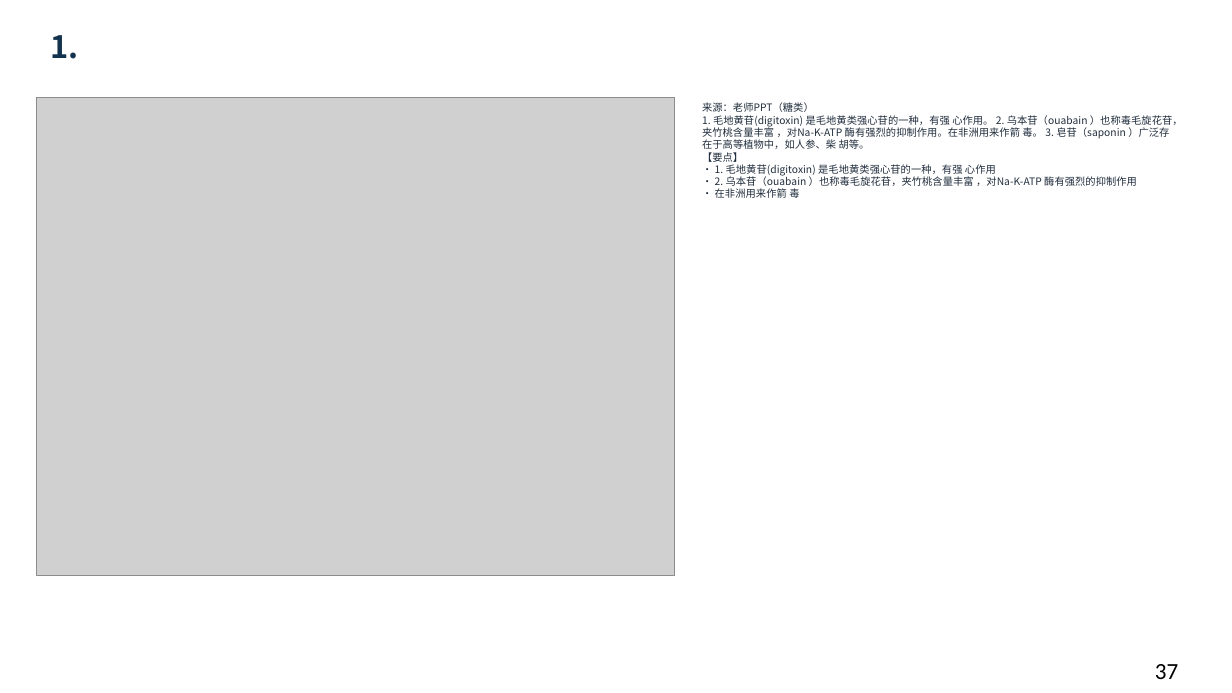
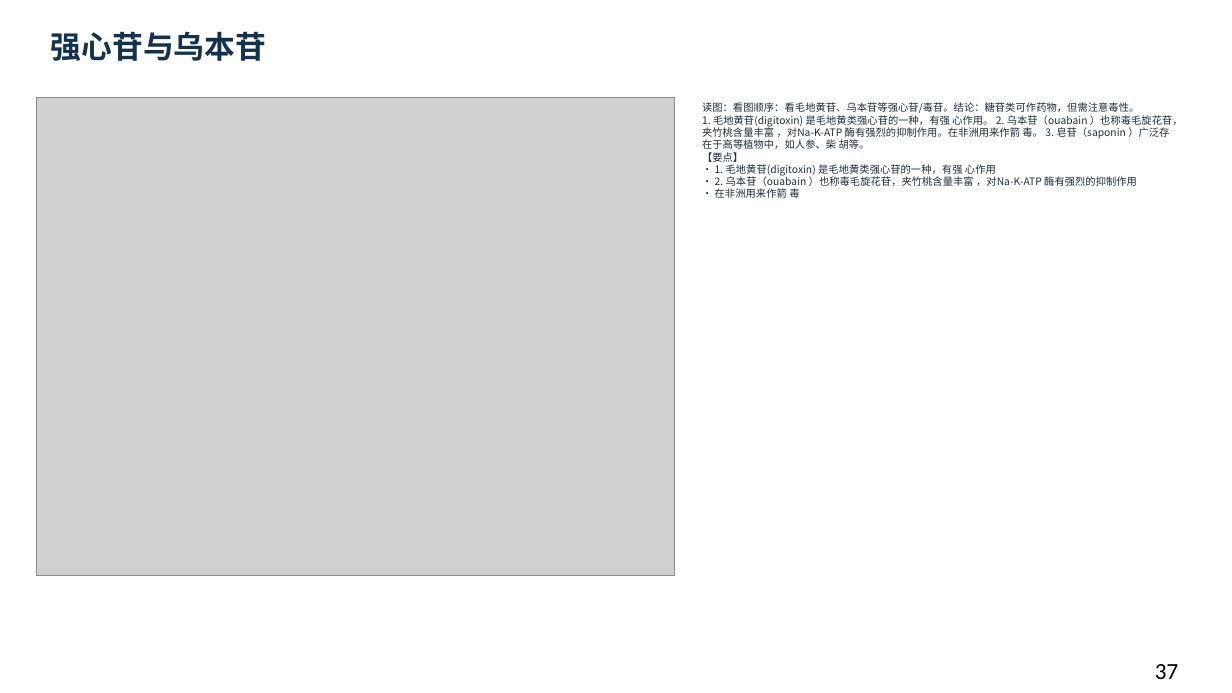
Before and after one commit to newkan-li/Biochemistry, a slide deck: slide 37 of downloads/bc09-ai-style.pptx. Drawn at 1232x693 pixels with LibreOffice and Linux fonts; fonts in the diff are those of the drawing; grey boxes stand for pictures. Boxes give left, top, right and bottom in pixels: in the first picture for what was removed or moved away, otherwise in the second. Text is boxed around its words. In the diff, an @@ line names an element or a change of style, - is before the commit and + after.

Commit message:
bc09补64页老师原页读图讲解:39页缺图注全部补齐,下载PPT同步;版本20261112cdm

```diff
--- a/downloads/bc09-ai-style.pptx
+++ b/downloads/bc09-ai-style.pptx
@@ text at (51,31,267,61): text changed @@
-1.
+强心苷与乌本苷
@@ text at (702,102,1183,198): text changed @@
-来源：老师PPT（糖类）
-1. 毛地黄苷(digitoxin) 是毛地黄类强心苷的一种，有强 心作用。 2. 乌本苷（ouabain ）也称毒毛旋花苷，夹竹桃含量丰富 ，对Na-K-ATP 酶有强烈的抑制作用。在非洲用来作箭 毒。 3. 皂苷（saponin ）广泛存在于高等植物中，如人参、柴 胡等。
-【要点】
-• 1. 毛地黄苷(digitoxin) 是毛地黄类强心苷的一种，有强 心作用
-• 2. 乌本苷（ouabain ）也称毒毛旋花苷，夹竹桃含量丰富 ，对Na-K-ATP 酶有强烈的抑制作用
-• 在非洲用来作箭 毒
+读图：看图顺序：看毛地黄苷、乌本苷等强心苷/毒苷。结论：糖苷类可作药物，但需注意毒性。
+1. 毛地黄苷(digitoxin) 是毛地黄类强心苷的一种，有强 心作用。 2. 乌本苷（ouabain ）也称毒毛旋花苷，夹竹桃含量丰富 ，对Na-K-ATP 酶有强烈的抑制作用。在非洲用来作箭 毒。 3. 皂苷（saponin ）广泛存在于高等植物中，如人参、柴 胡等。
+【要点】
+• 1. 毛地黄苷(digitoxin) 是毛地黄类强心苷的一种，有强 心作用
+• 2. 乌本苷（ouabain ）也称毒毛旋花苷，夹竹桃含量丰富 ，对Na-K-ATP 酶有强烈的抑制作用
+• 在非洲用来作箭 毒
```
Also in this commit, not shown: 104 other slides changed, 5 other files.
